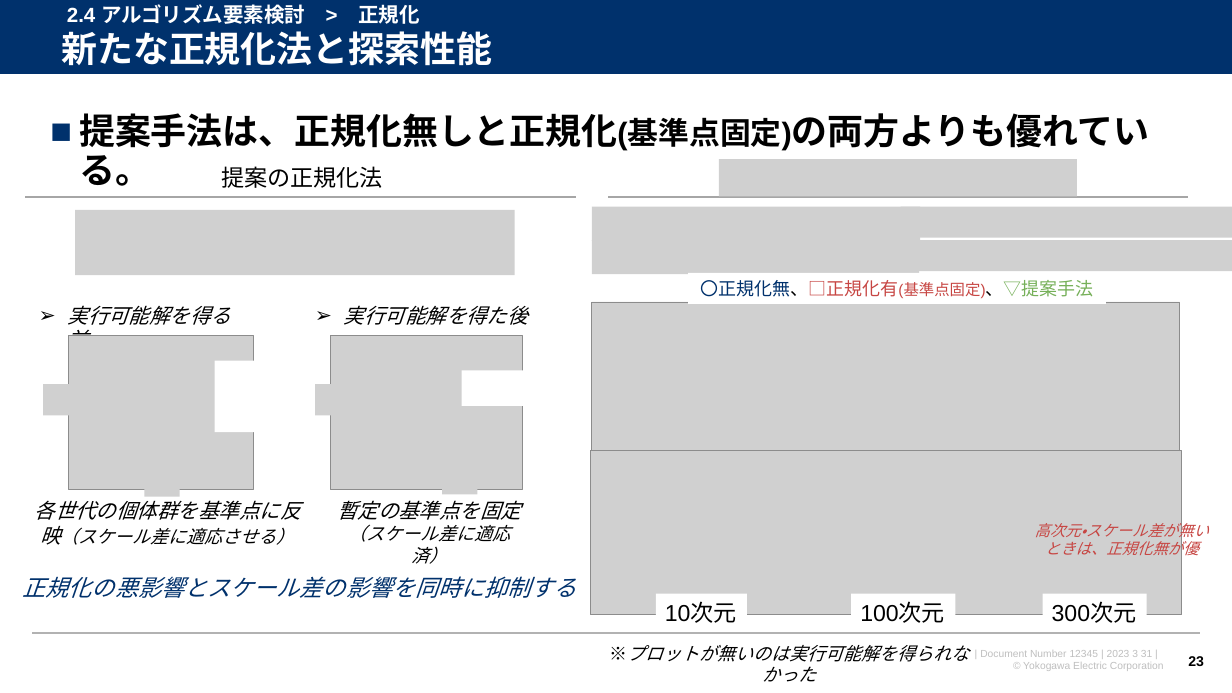
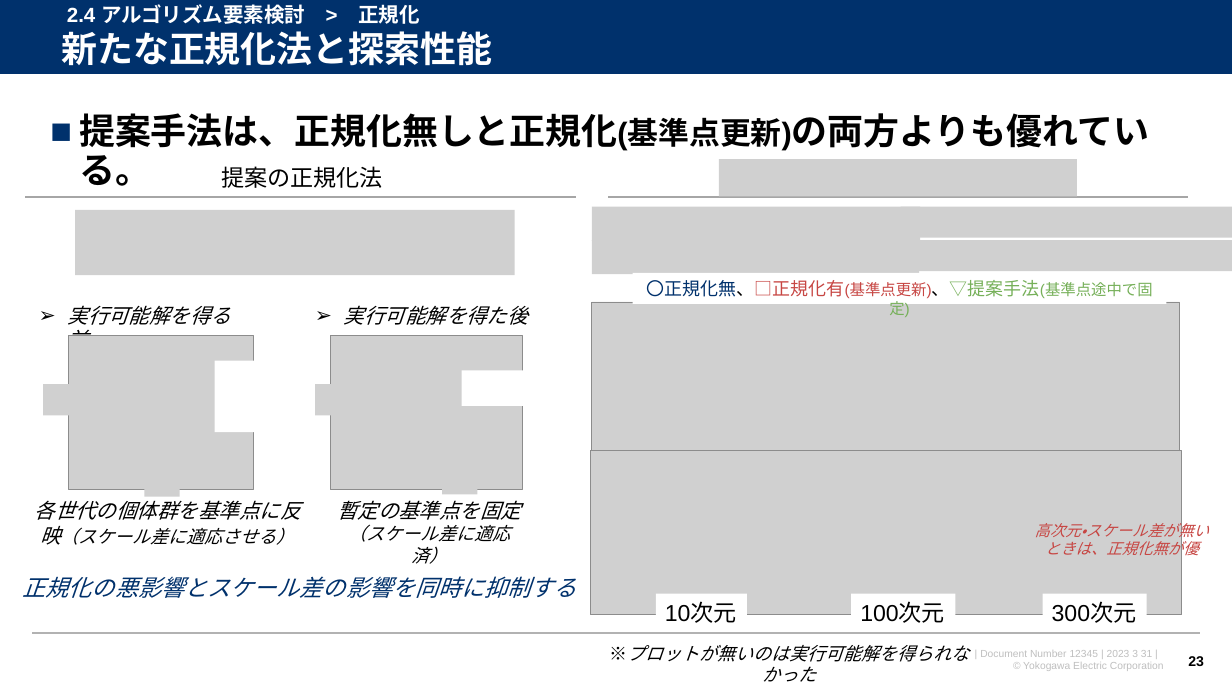
Before and after one commit to watarukumagai-git/opt, a slide deck: slide 23 of joint_res/230331_東京都立大安田先生_共同研究打合せ資料_rev.0.pptx. Drawn at 1232x693 pixels with LibreOffice and Linux fonts; fonts in the diff are those of the drawing; grey boxes stand for pictures; background and template pictures are left out. Boxes give left, top, right and bottom in pixels: in the first picture for what was removed or moved away, otherwise in the second. Text is boxed around its words. In the diff, an @@ line names an element or a change of style, - is before the commit and + after.

```diff
--- a/joint_res/230331_東京都立大安田先生_共同研究打合せ資料_rev.0.pptx
+++ b/joint_res/230331_東京都立大安田先生_共同研究打合せ資料_rev.0.pptx
@@ text at [79, 113, 1149, 186]: text changed @@
-■ 提案手法は、正規化無しと正規化(基準点固定)の両方よりも優れている。
+■ 提案手法は、正規化無しと正規化(基準点更新)の両方よりも優れている。
@@ rectangle "〇正規化無、□正規化有(基準点更新)、▽提案手法(基準点途中で固定)": place and size @@
-rectangle "〇正規化無、□正規化有(基準点更新)、▽提案手法(基準点途中で固定)" at [689, 273, 1106, 304]
+rectangle "〇正規化無、□正規化有(基準点更新)、▽提案手法(基準点途中で固定)" at [633, 273, 1167, 304]
@@ text in rectangle at [646, 280, 1153, 317]: text changed; text colour #C74643 to #76B059 @@
-〇正規化無、□正規化有(基準点固定)、▽提案手法
+〇正規化無、□正規化有(基準点更新)、▽提案手法(基準点途中で固定)
```
